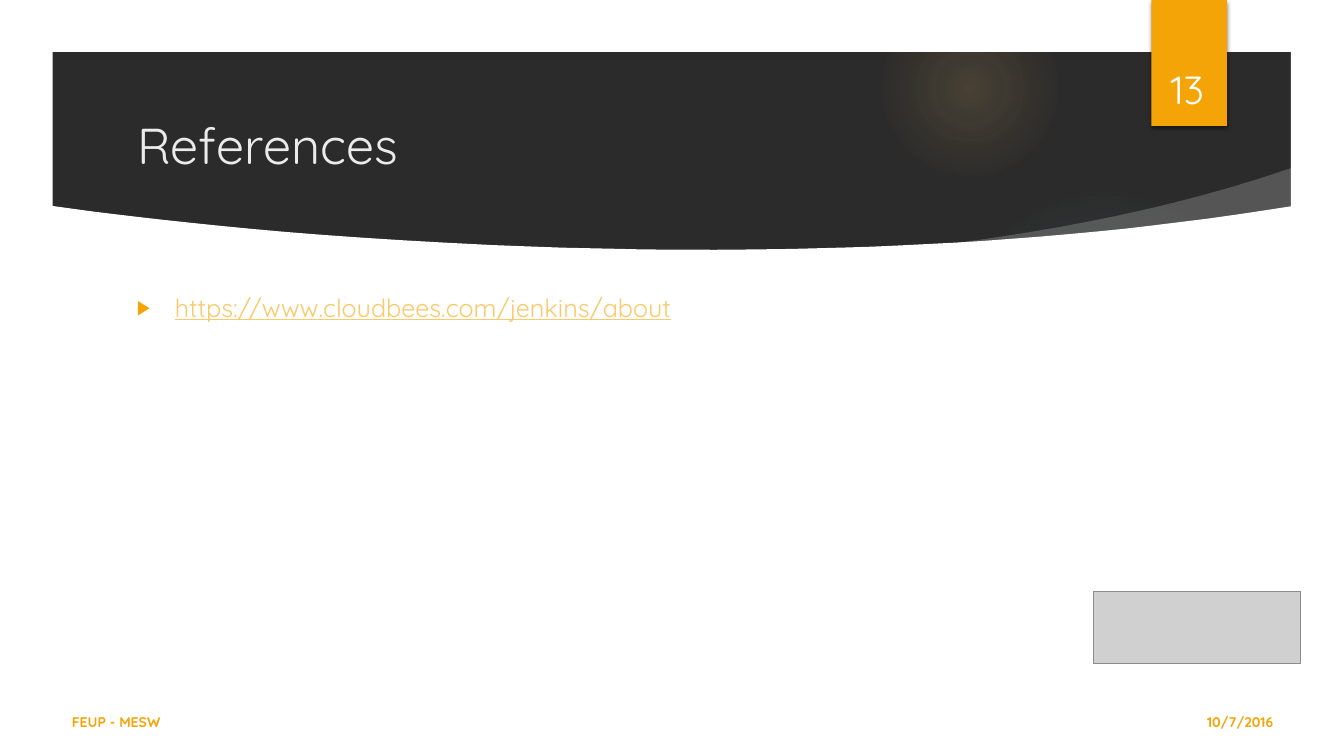
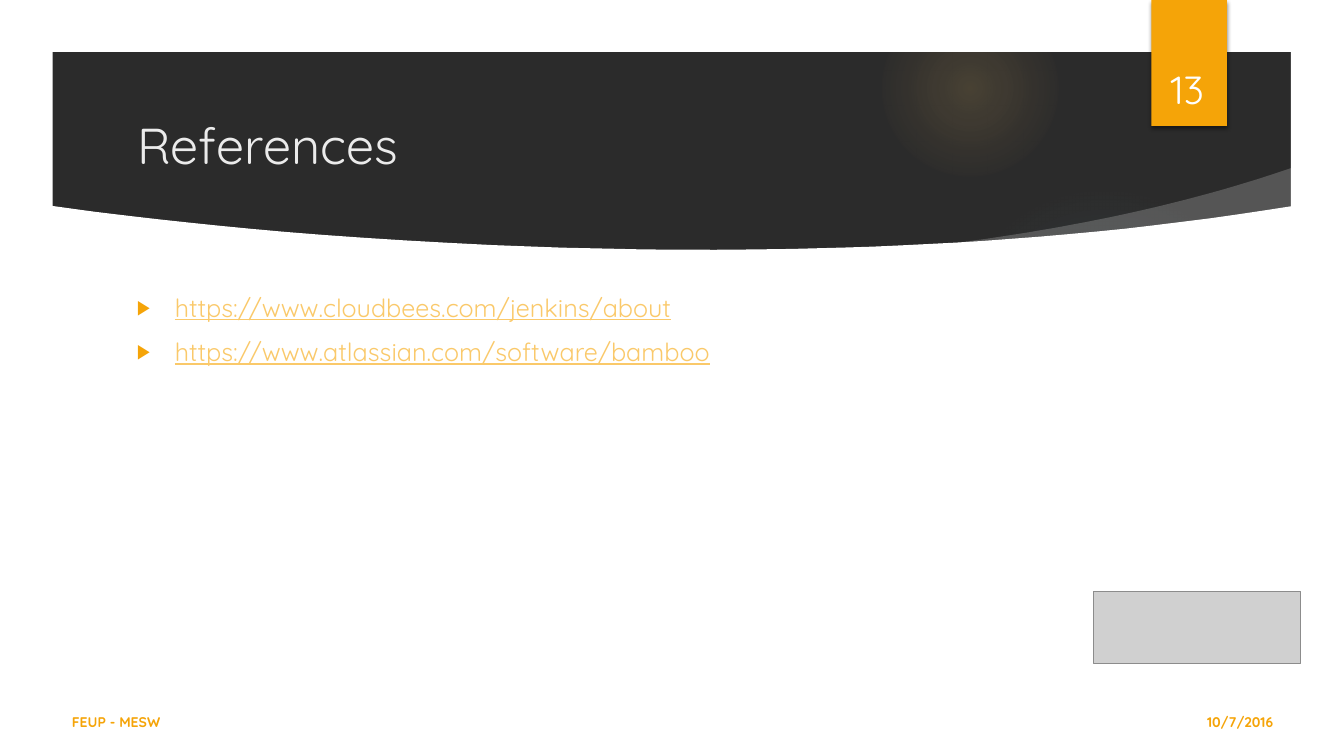
Before and after one commit to LESTeamC/CONTINUOUS_INTEGRATION, a slide deck: slide 13 of CI_TEAMC_barbosa.pptx. Drawn at 1344x756 pixels with LibreOffice and Linux fonts; fonts in the diff are those of the drawing; grey boxes stand for pictures; background and template pictures are left out; a plain dark background stands for a picture behind light text. Boxes give left, top, right and bottom in pixels: in the first picture for what was removed or moved away, otherwise in the second. Text is boxed around its words. In the diff, an @@ line names an element or a change of style, - is before the commit and + after.

```diff
--- a/CI_TEAMC_barbosa.pptx
+++ b/CI_TEAMC_barbosa.pptx
@@ text at [175, 341, 710, 366]: paragraph added @@
+▶ https://www.atlassian.com/software/bamboo
```
Also in this commit, not shown: 3 other slides changed, 1 other file.
